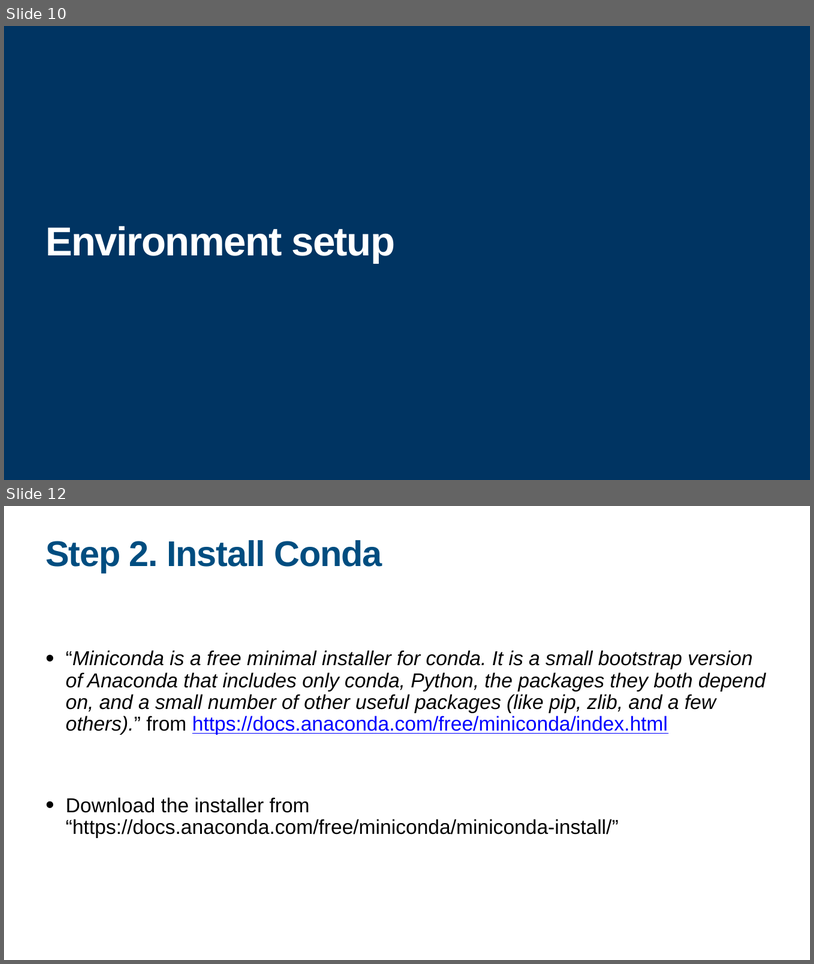
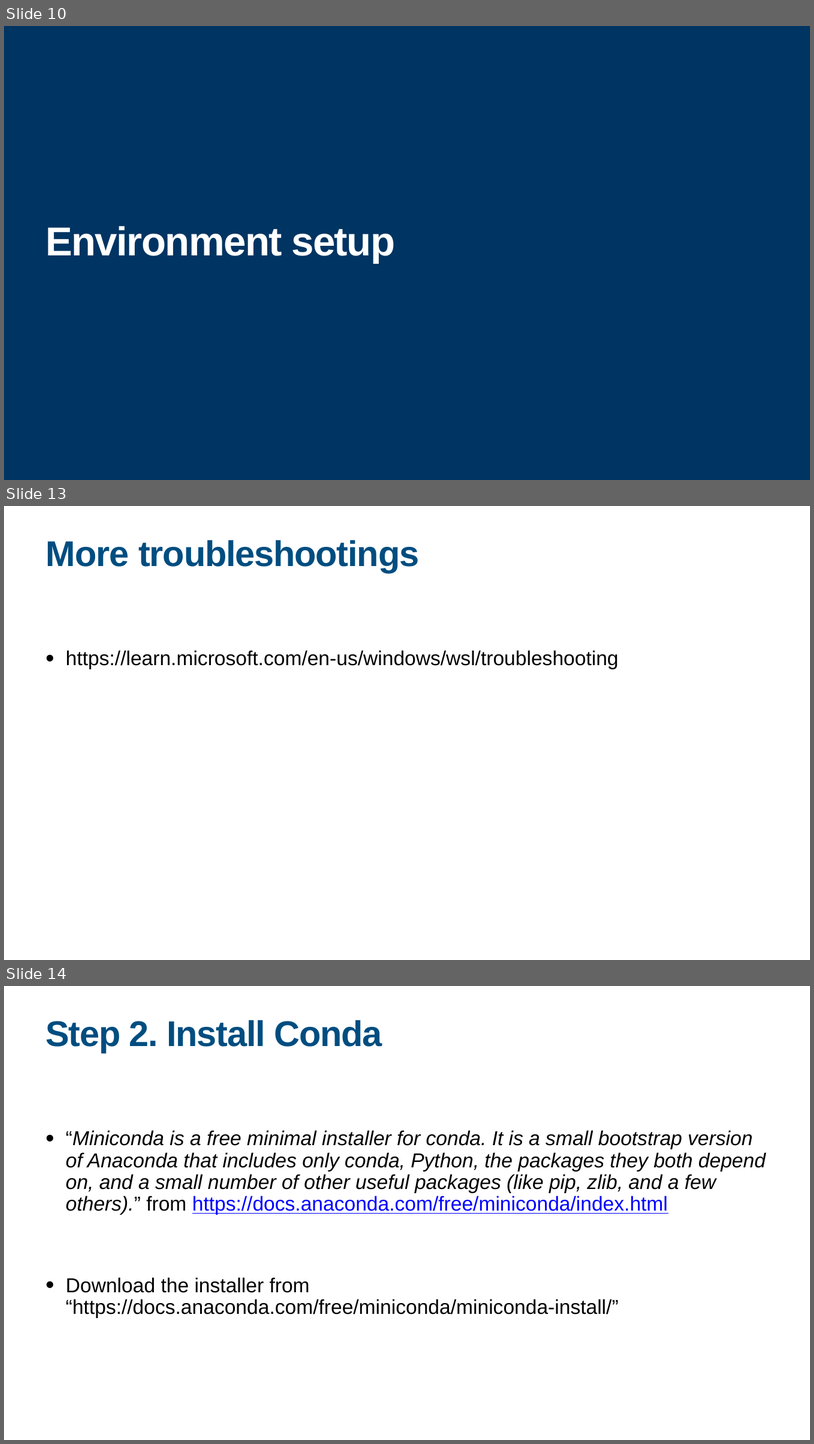
Before and after one commit to yngong/2024-UWARN-TW-Workshop, a slide deck: day1/20240425_Intro.pptx. Shown one above the other, each under a label of ours: slides 10 and 12 before the commit, slides 10, 13 and 14 after it; the slides between them are not shown. The pictures are 814x964 and 814x1444 pixels, drawn with LibreOffice and Linux fonts; fonts in the diff are those of the drawing. Boxes give left, top, right and bottom in pixels: in the first picture for what was removed or moved away, otherwise in the second. Text is boxed around its words. In the diff, an @@ line names an element or a change of style, - is before the commit and + after.

```diff
--- a/day1/20240425_Intro.pptx
+++ b/day1/20240425_Intro.pptx
@@ slide 13 added at <box>4,506,810,960</box>, background #FFFFFF @@
@@ title added at <box>45,540,419,573</box>, 85 pt, text #004D80, bold @@
+More troubleshootings
@@ text added at <box>66,650,619,669</box>, 48 pt, text #000000 @@
+• https://learn.microsoft.com/en-us/windows/wsl/troubleshooting
@@ what was slide 12 is now slide 14 @@
```
Also in this commit, not shown: 4 slides changed, 2 other slides added, 1 other file.
